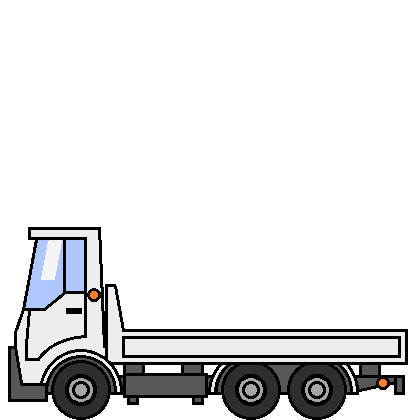
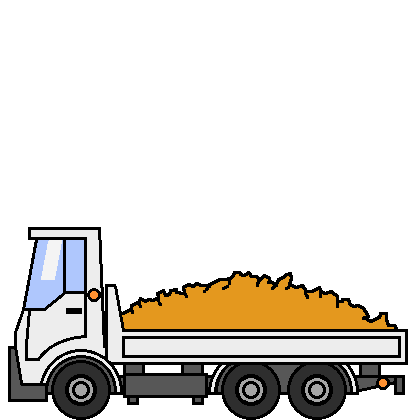
Revision of a layered (420, 420) image; what changed, layer by layer:
hid "Lights 1", moved it above "Lights 2" over [90, 288, 390, 387]
showed "Lights 2", moved it above "Lights 3" over [90, 288, 390, 387]
painted on "Truck" over [90, 271, 398, 387]
added layer "Gold 5" above "Background" over [122, 271, 398, 329]
